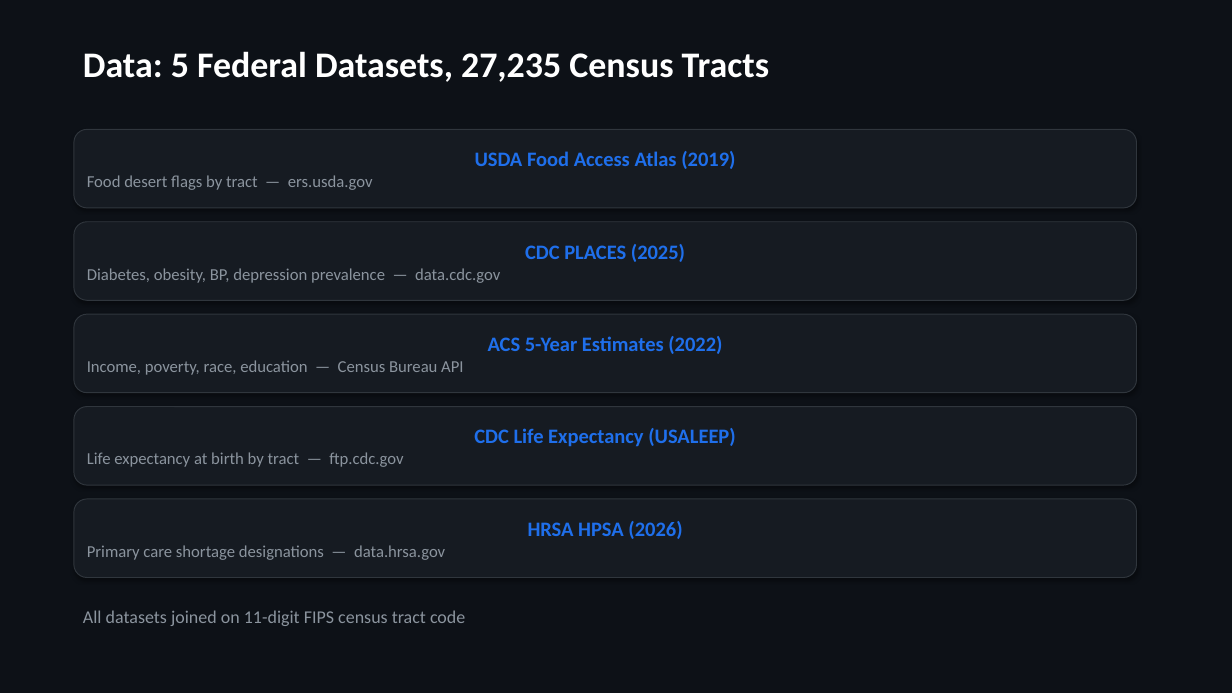
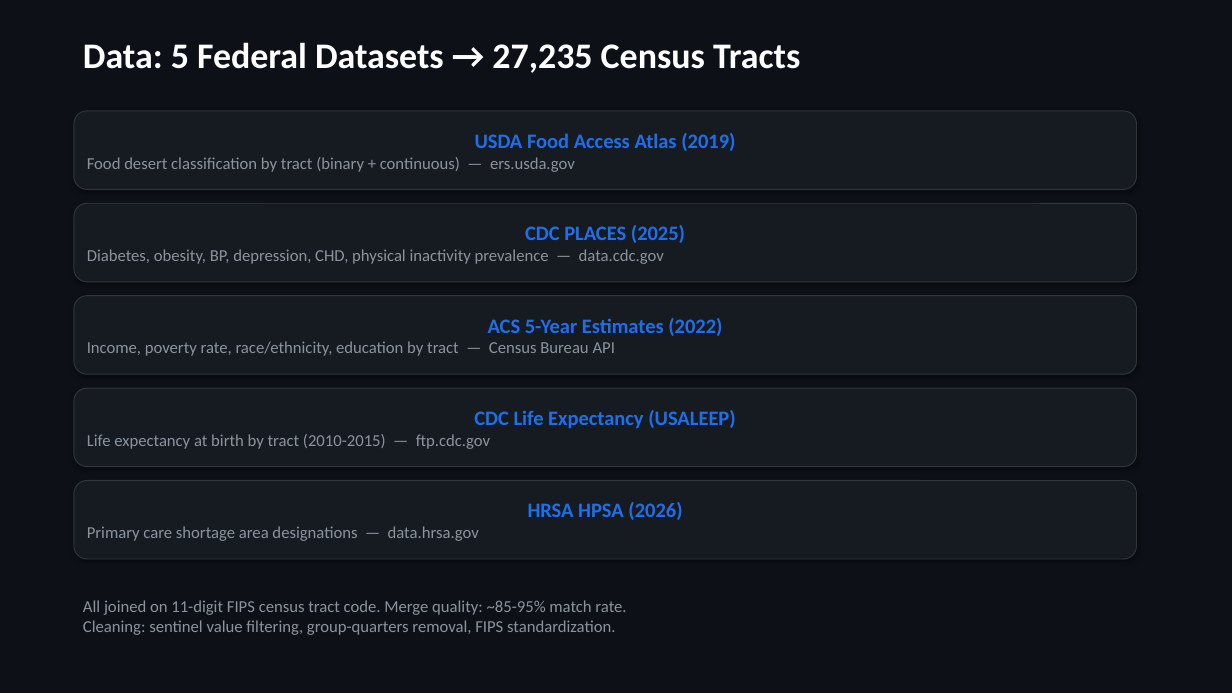
Before and after one commit to jimbo111/datathon-kims, a slide deck: slide 3 of submissions/2kim_health_slides.pptx. Drawn at 1232x693 pixels with LibreOffice and Linux fonts; fonts in the diff are those of the drawing. Boxes give left, top, right and bottom in pixels: in the first picture for what was removed or moved away, otherwise in the second. Text is boxed around its words. In the diff, an @@ line names an element or a change of style, - is before the commit and + after.

```diff
--- a/submissions/2kim_health_slides.pptx
+++ b/submissions/2kim_health_slides.pptx
@@ text at box(83, 42, 800, 73): text changed @@
-Data: 5 Federal Datasets, 27,235 Census Tracts
+Data: 5 Federal Datasets → 27,235 Census Tracts
@@ text in rounded rectangle at box(87, 157, 575, 172): text changed @@
-Food desert flags by tract — ers.usda.gov
+Food desert classification by tract (binary + continuous) — ers.usda.gov
@@ text in rounded rectangle at box(87, 249, 664, 264): text changed @@
-Diabetes, obesity, BP, depression prevalence — data.cdc.gov
+Diabetes, obesity, BP, depression, CHD, physical inactivity prevalence — data.cdc.gov
@@ 5 rounded rectangles: place and size @@
-5 rounded rectangles at box(74, 129, 1137, 578)
+5 rounded rectangles at box(74, 111, 1137, 559)
@@ text in rounded rectangle at box(87, 341, 615, 356): text changed @@
-Income, poverty, race, education — Census Bureau API
+Income, poverty rate, race/ethnicity, education by tract — Census Bureau API
@@ text in rounded rectangle at box(87, 434, 490, 449): text changed @@
-Life expectancy at birth by tract — ftp.cdc.gov
+Life expectancy at birth by tract (2010-2015) — ftp.cdc.gov
@@ text in rounded rectangle at box(87, 526, 479, 541): text changed @@
-Primary care shortage designations — data.hrsa.gov
+Primary care shortage area designations — data.hrsa.gov
@@ text at box(83, 600, 626, 635): text changed; size 14 to 13 pt @@
-All datasets joined on 11-digit FIPS census tract code
+All joined on 11-digit FIPS census tract code. Merge quality: ~85-95% match rate.
+Cleaning: sentinel value filtering, group-quarters removal, FIPS standardization.
```
Also in this commit, not shown: 10 other slides changed, 2 slides added, 3 slides removed, 1 other file.
